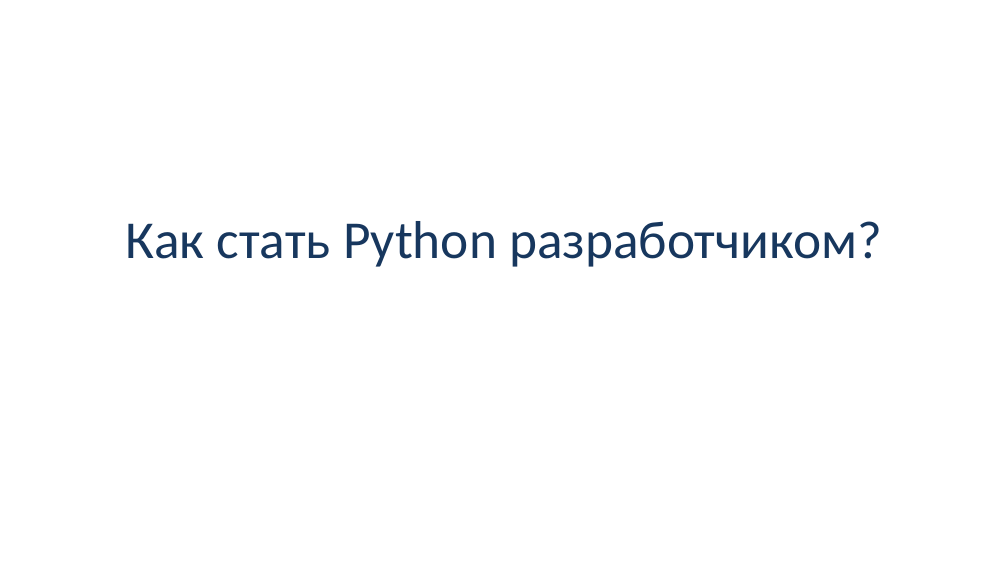
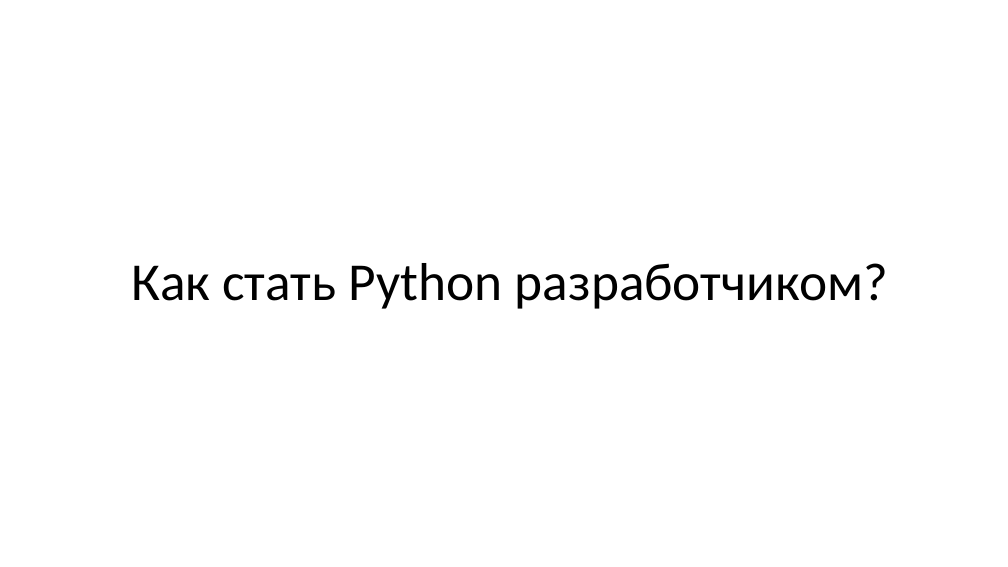
Before and after one commit to maxchv/LearnPython, a slide deck: slide 15 of webminar.pptx (slide 22 before the commit). Drawn at 1008x567 pixels with LibreOffice and Linux fonts; fonts in the diff are those of the drawing. Boxes give left, top, right and bottom in pixels: in the first picture for what was removed or moved away, otherwise in the second. Text is boxed around its words. In the diff, an @@ line names an element or a change of style, - is before the commit and + after.

```diff
--- a/webminar.pptx
+++ b/webminar.pptx
@@ title "Как стать Python разработчиком?": place and size @@
-title "Как стать Python разработчиком?" at (126,221,882,267)
+title "Как стать Python разработчиком?" at (131,263,888,309)
@@ title "Как стать Python разработчиком?" at (131,263,888,309): text colour #17375E to #000000 @@
```
Also in this commit, not shown: 12 other slides changed, 4 slides added, 12 slides removed.
